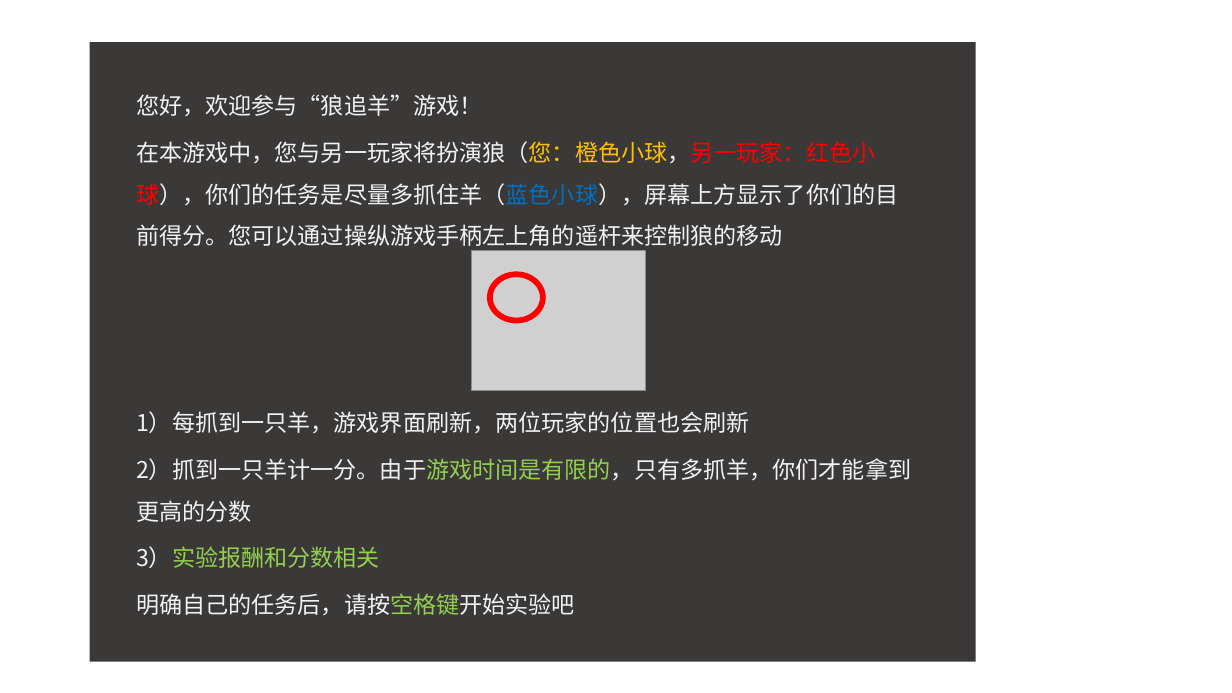
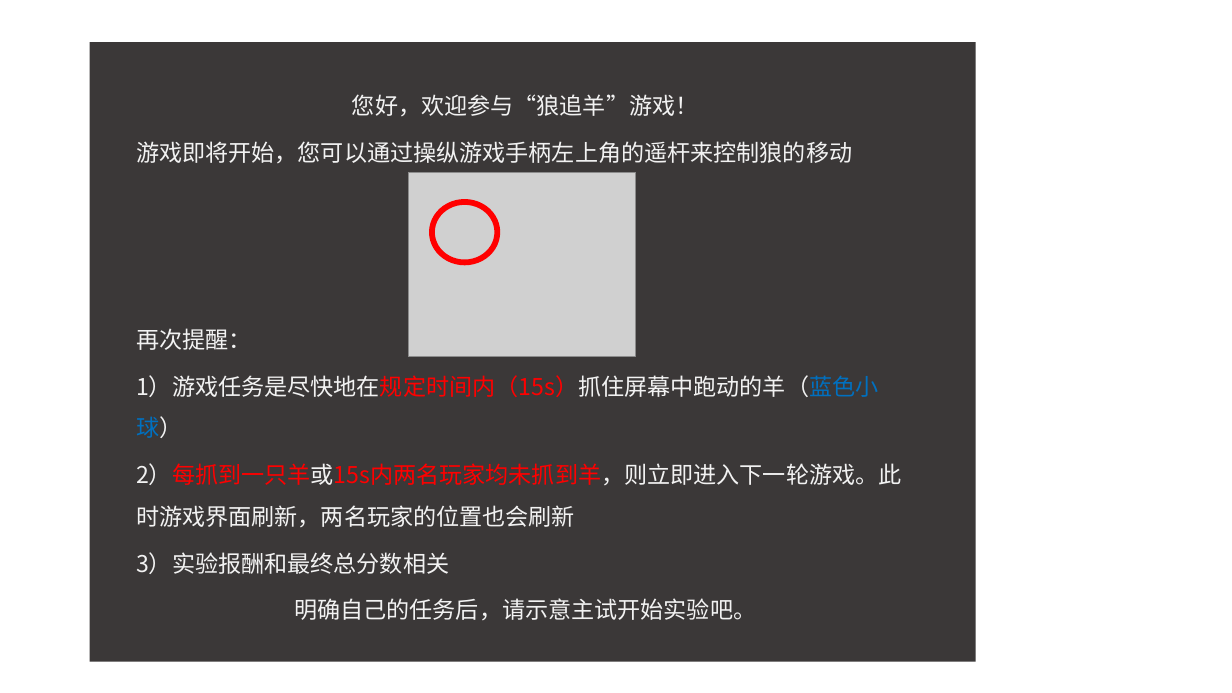
Before and after one commit to ChenyaGu/imagineWeCooperation, a slide deck: slide 8 of pictures/introduction.pptx (slide 2 before the commit). Drawn at 1232x693 pixels with LibreOffice and Linux fonts; fonts in the diff are those of the drawing; grey boxes stand for pictures. Boxes give left, top, right and bottom in pixels: in the first picture for what was removed or moved away, otherwise in the second. Text is boxed around its words. In the diff, an @@ line names an element or a change of style, - is before the commit and + after.

```diff
--- a/pictures/introduction.pptx
+++ b/pictures/introduction.pptx
@@ text at bbox=[352, 94, 698, 116]: alignment left to centre @@
@@ text at bbox=[136, 141, 901, 620]: text changed @@
-在本游戏中，您与另一玩家将扮演狼（您：橙色小球，另一玩家：红色小球），你们的任务是尽量多抓住羊（蓝色小球），屏幕上方显示了你们的目前得分。您可以通过操纵游戏手柄左上角的遥杆来控制狼的移动
-1）每抓到一只羊，游戏界面刷新，两位玩家的位置也会刷新
-2）抓到一只羊计一分。由于游戏时间是有限的，只有多抓羊，你们才能拿到更高的分数
-3）实验报酬和分数相关
-明确自己的任务后，请按空格键开始实验吧
+游戏即将开始，您可以通过操纵游戏手柄左上角的遥杆来控制狼的移动
+再次提醒：
+1）游戏任务是尽快地在规定时间内（15s）抓住屏幕中跑动的羊（蓝色小球）
+2）每抓到一只羊或15s内两名玩家均未抓到羊，则立即进入下一轮游戏。此时游戏界面刷新，两名玩家的位置也会刷新
+3）实验报酬和最终总分数相关
+明确自己的任务后，请示意主试开始实验吧。
@@ picture: place and size @@
-picture at bbox=[471, 250, 645, 391]
+picture at bbox=[409, 172, 636, 356]
@@ ellipse: place and size @@
-ellipse at bbox=[490, 274, 543, 321]
+ellipse at bbox=[432, 202, 497, 262]
```
Also in this commit, not shown: 4 other slides changed, 5 slides added, 1 slide removed, 22 other files.
